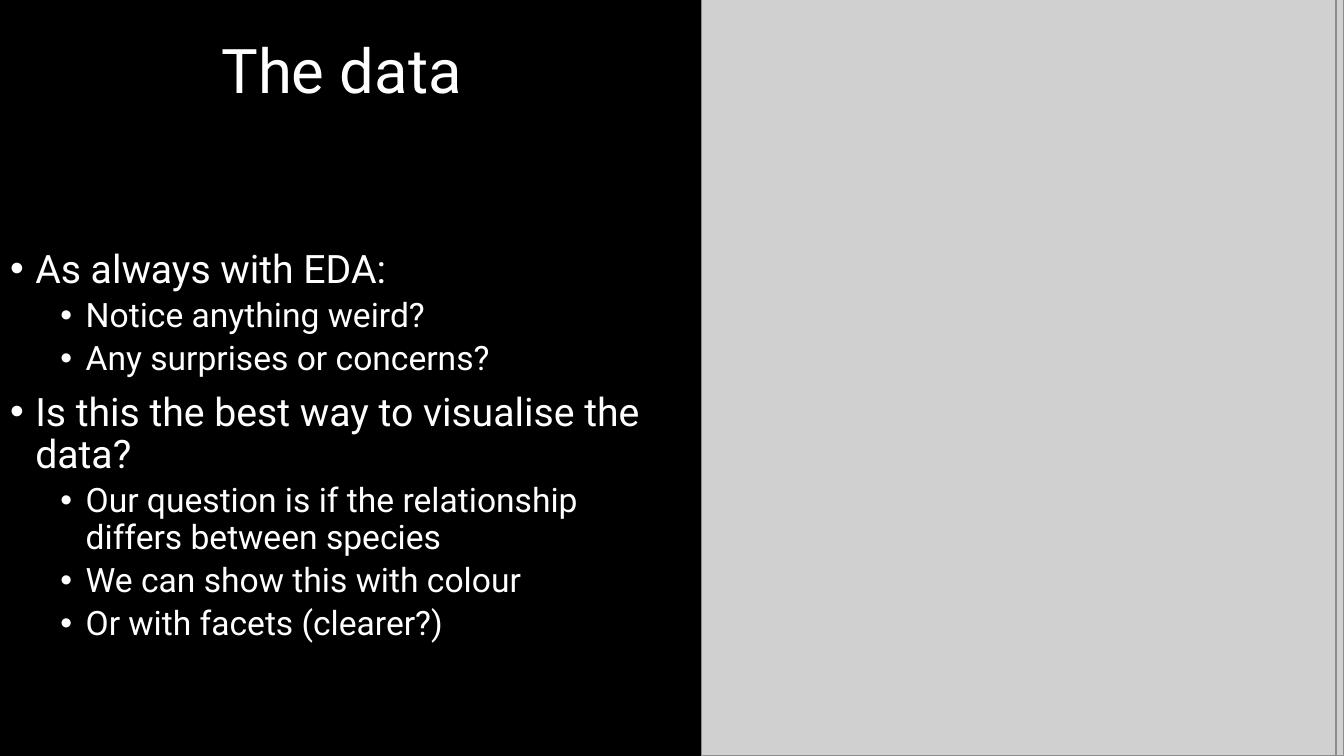
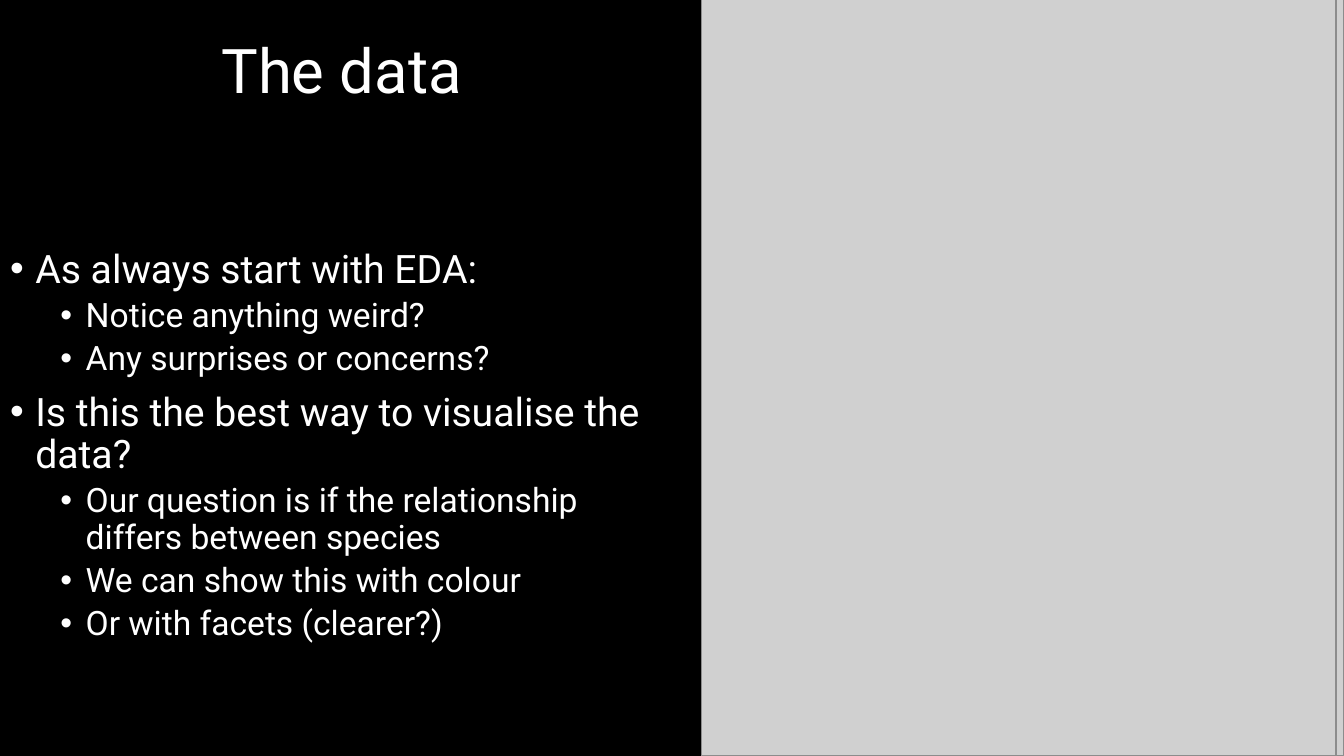
Before and after one commit to DeonRoos/006-BI3010, a slide deck: slide 4 of Lectures/Lecture 08.1 Interactions.pptx. Drawn at 1344x756 pixels with LibreOffice and Linux fonts; fonts in the diff are those of the drawing; grey boxes stand for pictures. Boxes give left, top, right and bottom in pixels: in the first picture for what was removed or moved away, otherwise in the second. Text is boxed around its words. In the diff, an @@ line names an element or a change of style, - is before the commit and + after.

```diff
--- a/Lectures/Lecture 08.1 Interactions.pptx
+++ b/Lectures/Lecture 08.1 Interactions.pptx
@@ text at <box>35,253,477,292</box>: text changed @@
-• As always with EDA:
+• As always start with EDA:
```
Also in this commit, not shown: 13 other slides changed, 11 slides added, 11 other files.
